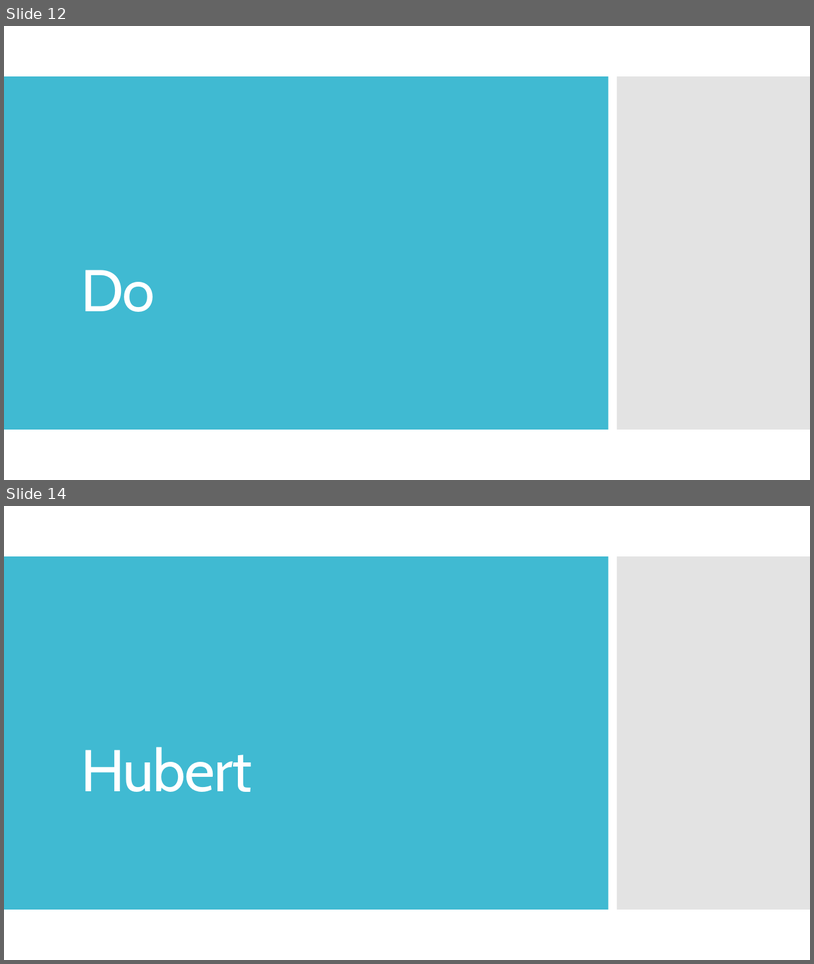
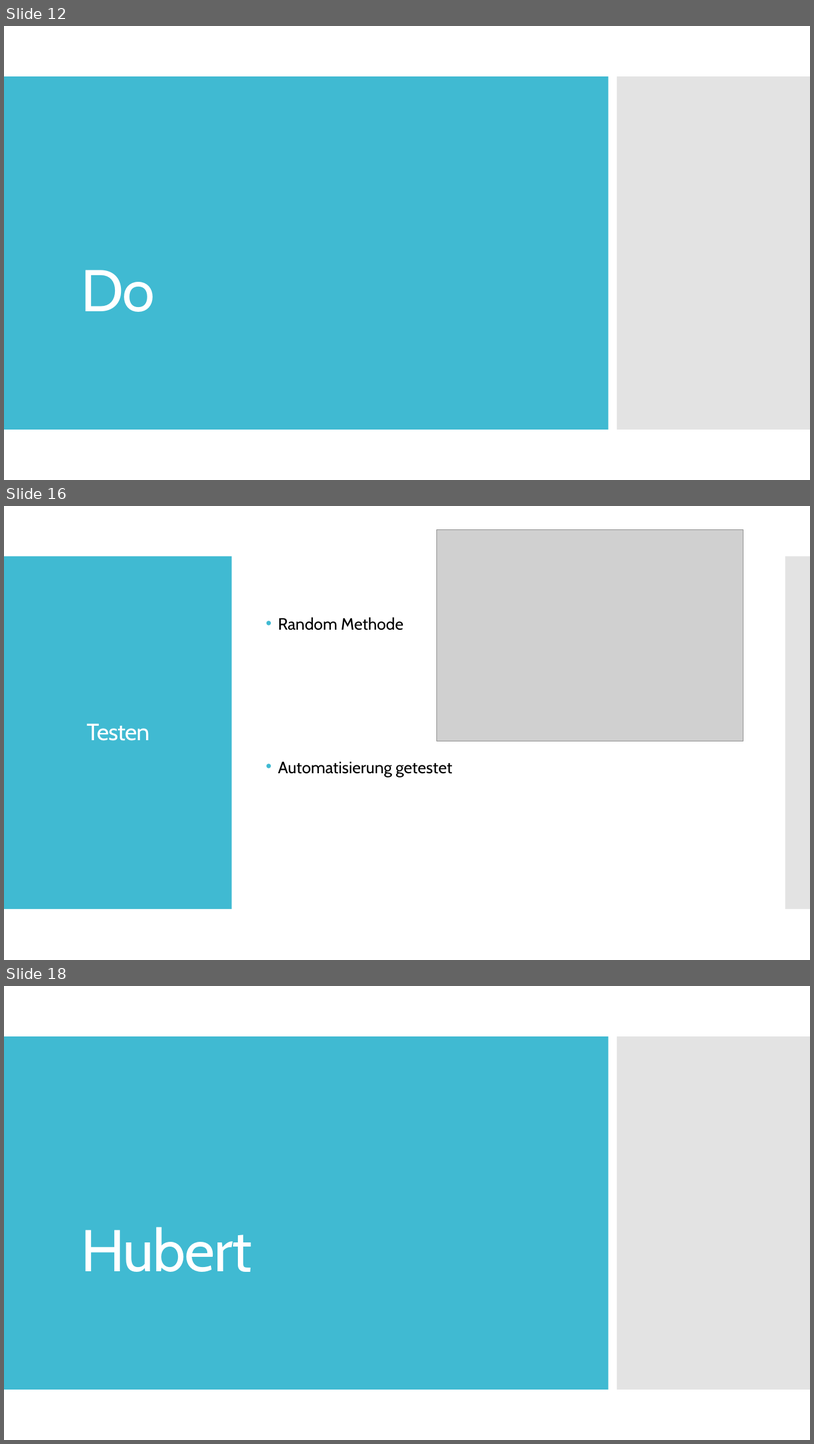
Before and after one commit to Datagroup-ModSim/ModSim17-data-generation-filters, a slide deck: presentations/Sprint 2/Datenerzeugung und Datenanalyse_Sprint2_formatiert.pptx. Shown one above the other, each under a label of ours: slides 12 and 14 before the commit, slides 12, 16 and 18 after it; the slides between them are not shown. The pictures are 814x964 and 814x1444 pixels, drawn with LibreOffice and Linux fonts; fonts in the diff are those of the drawing; grey boxes stand for pictures. Boxes give left, top, right and bottom in pixels: in the first picture for what was removed or moved away, otherwise in the second. Text is boxed around its words. In the diff, an @@ line names an element or a change of style, - is before the commit and + after.

```diff
--- a/presentations/Sprint 2/Datenerzeugung und Datenanalyse_Sprint2_formatiert.pptx
+++ b/presentations/Sprint 2/Datenerzeugung und Datenanalyse_Sprint2_formatiert.pptx
@@ slide 16 added at (x1=4, y1=506, x2=810, y2=960), background #FFFFFF @@
@@ picture added at (x1=437, y1=529, x2=744, y2=741) @@
@@ rectangle added at (x1=4, y1=556, x2=232, y2=909), fill #40BAD2 @@
@@ rectangle added at (x1=786, y1=556, x2=810, y2=909), fill #C8C8C8 at 50% opacity @@
@@ text added at (x1=278, y1=617, x2=453, y2=777), 19.6 pt, text #000000 @@
+• Random Methode
+• Automatisierung getestet
@@ title added at (x1=87, y1=723, x2=150, y2=741), 28 pt, text #FFFFFF @@
+Testen
@@ what was slide 14 is now slide 18 @@
```
Also in this commit, not shown: 2 slides changed, 3 other slides added, 2 other files.
